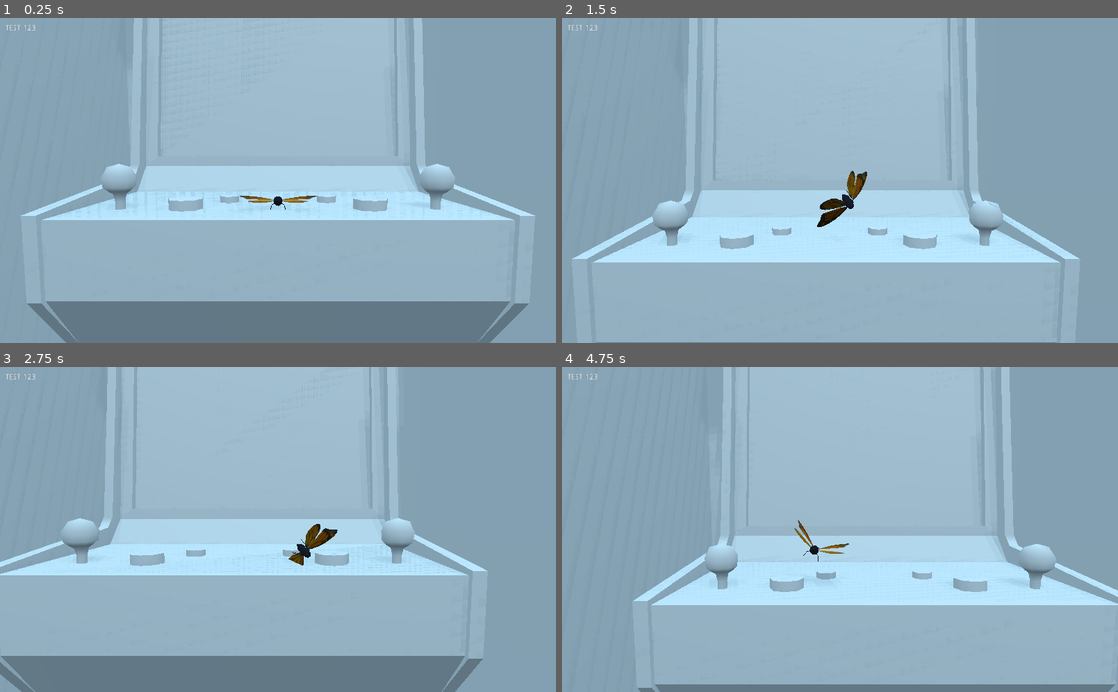
Above: before the commit, frames 1-4 (two rows, left to right).
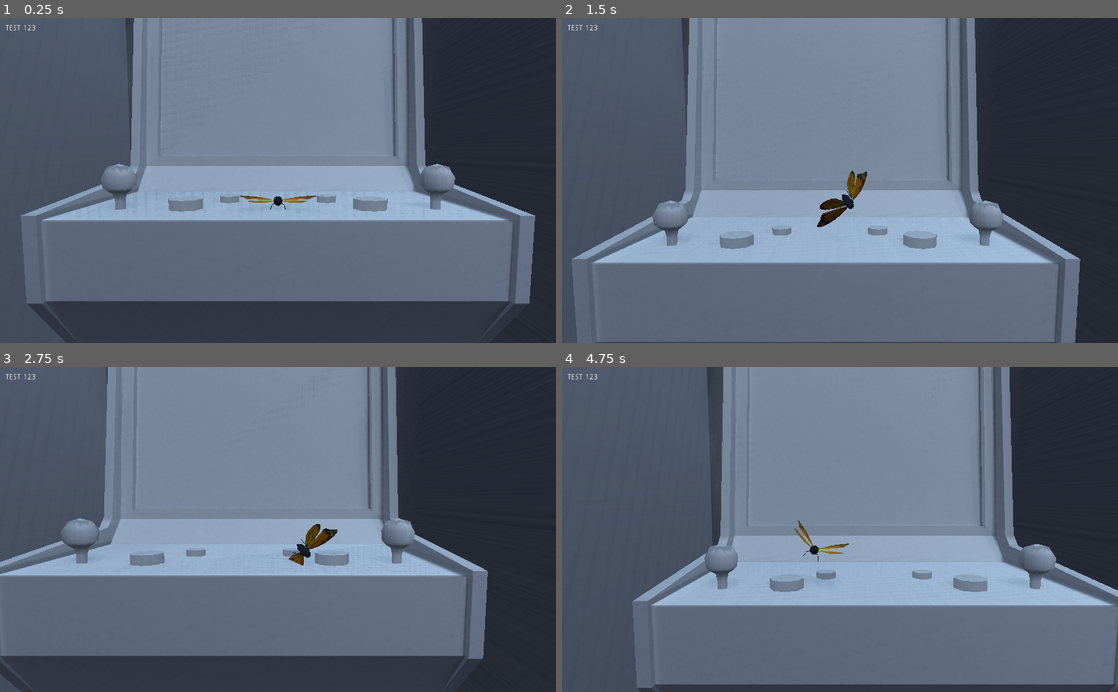
Above: after the commit, the same moments.

Repository: joshbarlow/bug-game
Game: Godot game, scene res://level_01.tscn
Two runs of this game, one before a commit and one after it. Both use one fixed random seed, a clock stepped at 60 frames per second and the inputs below.
Inputs:
- Up to frame 1 (0.25 s): no input
- Up to frame 2 (1.5 s): tap Enter (ui_accept) at 0.5, 0.77, 1.07 s; hold Right (ui_right) 0.53-1.28 s; hold Left (ui_left) from 1.28 s (still down)
- Up to frame 3 (2.75 s): tap Enter (ui_accept) at 1.52, 1.82 s; release Left (ui_left) at 2.03 s; hold Right (ui_right) from 2.03 s (still down)
- Up to frame 4 (4.75 s): tap Enter (ui_accept) at 3.02, 3.32, 3.77, 4.07, 4.52 s; release Right (ui_right) at 3.53 s; hold Left (ui_left) from 3.53 s (still down)

The runs differ from the first frame. In frame 1, 100% of the frame differs, in the area x 0-100%, y 0-100%; in frame 2, 99%; in frame 3, 100%; in frame 4, 100%.

Commit message:
update geo

Diff:
--- a/bug-game/level_01.tscn
+++ b/bug-game/level_01.tscn
@@ -2,7 +2,7 @@
 
 [ext_resource path="res://Camera.gd" type="Script" id=1]
 [ext_resource path="res://RigidBody.gd" type="Script" id=2]
-[ext_resource path="res://models/level_01.glb" type="PackedScene" id=3]
+[ext_resource path="res://level_01_model.tscn" type="PackedScene" id=3]
 [ext_resource path="res://butterfly_2.tscn" type="PackedScene" id=4]
 [ext_resource path="res://Area.gd" type="Script" id=5]
 [ext_resource path="res://level_01_collision.tscn" type="PackedScene" id=6]
@@ -40,9 +40,9 @@
 
 [node name="environment" type="StaticBody" parent="."]
 
+[node name="level_01_collision" parent="environment" instance=ExtResource( 6 )]
+
 [node name="level_01" parent="environment" instance=ExtResource( 3 )]
-
-[node name="level_01_collision" parent="environment" instance=ExtResource( 6 )]
 
 [node name="OmniLight" type="OmniLight" parent="."]
 transform = Transform( 0.967374, -0.109044, 0.228685, -0.0880388, 0.701703, 0.707009, -0.237564, -0.704075, 0.669209, 24.1635, 87.5239, 62.7024 )
@@ -79,7 +79,6 @@
 }
 
 [node name="BakedLightmap" type="BakedLightmap" parent="."]
-visible = false
 extents = Vector3( 38.5189, 67.6572, 98.1636 )
 
 [node name="Area" type="Area" parent="."]
--- /dev/null
+++ b/bug-game/level_01_model.tscn
@@ -0,0 +1,9 @@
+[gd_scene load_steps=3 format=2]
+
+[ext_resource path="res://models/level_01.glb" type="PackedScene" id=1]
+[ext_resource path="res://models/level_01_material.tres" type="Material" id=2]
+
+[node name="level_01" instance=ExtResource( 1 )]
+
+[node name="LEVEL_01" parent="." index="0"]
+material/0 = ExtResource( 2 )
--- /dev/null
+++ b/bug-game/models/level_01_material.tres
@@ -0,0 +1,43 @@
+[gd_resource type="ShaderMaterial" load_steps=4 format=2]
+
+[ext_resource path="res://textures/level_01.png" type="Texture" id=1]
+
+[sub_resource type="VisualShaderNodeTexture" id=1]
+texture = ExtResource( 1 )
+
+[sub_resource type="VisualShader" id=2]
+code = "shader_type spatial;
+render_mode specular_schlick_ggx;
+
+uniform sampler2D tex_frg_2;
+
+
+
+void vertex() {
+// Output:0
+
+}
+
+void fragment() {
+// Texture:2
+	vec4 tex_frg_2_read = texture(tex_frg_2, UV.xy);
+	vec3 n_out2p0 = tex_frg_2_read.rgb;
+	float n_out2p1 = tex_frg_2_read.a;
+
+// Output:0
+	ALBEDO = n_out2p0;
+
+}
+
+void light() {
+// Output:0
+
+}
+"
+nodes/fragment/0/position = Vector2( 640, -20 )
+nodes/fragment/2/node = SubResource( 1 )
+nodes/fragment/2/position = Vector2( 220, 40 )
+nodes/fragment/connections = PoolIntArray( 2, 0, 0, 0 )
+
+[resource]
+shader = SubResource( 2 )
Binary file added: bug-game/textures/level_01.png
Not shown, added: bug-game/textures/level_01.png.import
